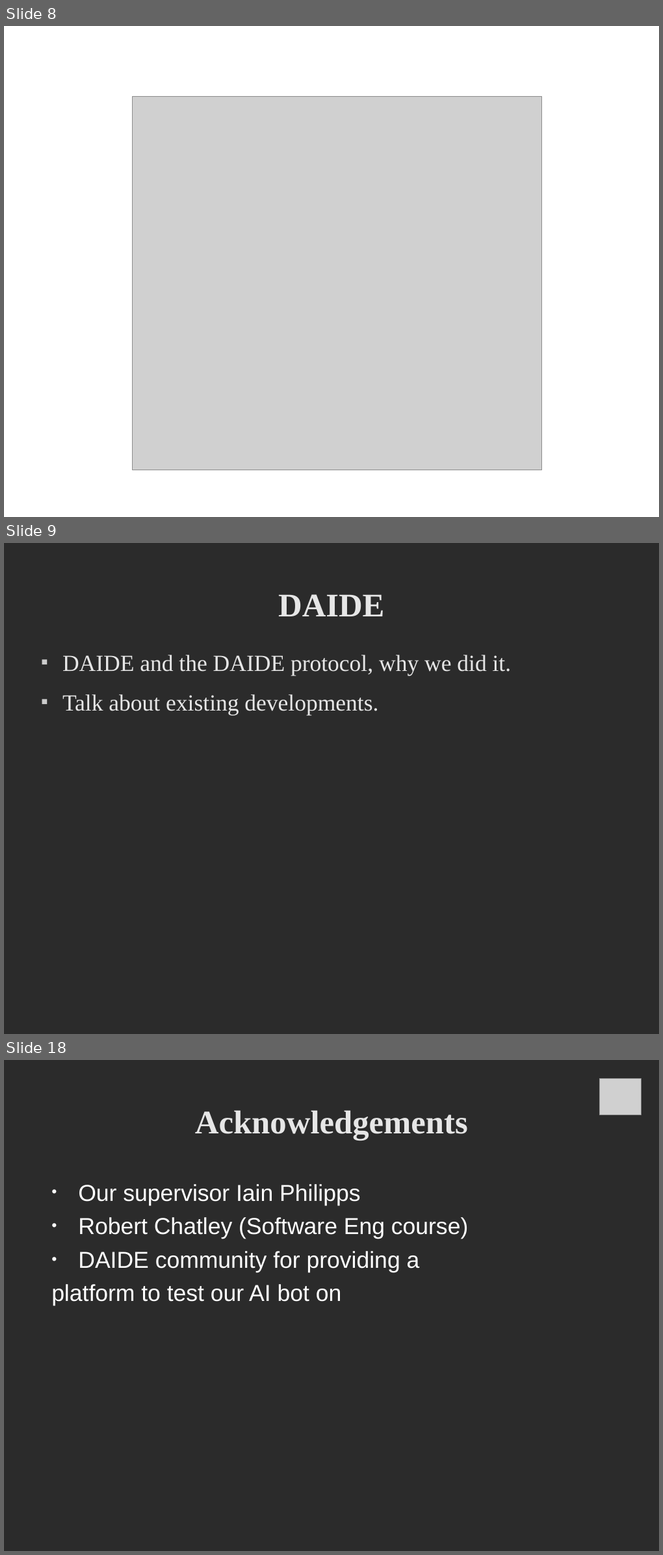
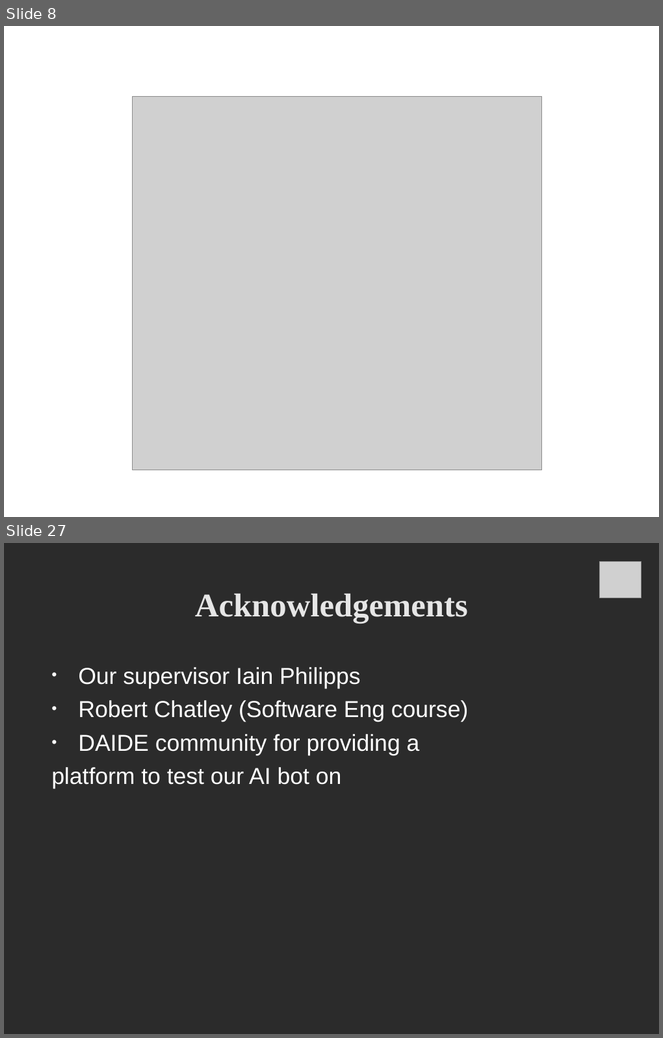
Before and after one commit to deltaluca/flappy, a slide deck: Presentation/ProjectDemonstration.odp. Shown one above the other, each under a label of ours: slides 8, 9 and 18 before the commit, slides 8 and 27 after it; the slides between them are not shown. The pictures are 663x1555 and 663x1038 pixels, drawn with LibreOffice and Linux fonts; fonts in the diff are those of the drawing; grey boxes stand for pictures; background and template pictures are left out; a plain dark background stands for a picture behind light text. Boxes give left, top, right and bottom in pixels: in the first picture for what was removed or moved away, otherwise in the second. Text is boxed around its words. In the diff, an @@ line names an element or a change of style, - is before the commit and + after.

```diff
--- a/Presentation/ProjectDemonstration.odp
+++ b/Presentation/ProjectDemonstration.odp
@@ slide 9 removed at bbox=[4, 543, 659, 1034], background picture (left out) @@
@@ title removed at bbox=[278, 594, 384, 616] @@
-DAIDE
@@ text removed at bbox=[62, 655, 512, 715] @@
-■ DAIDE and the DAIDE protocol, why we did it.
-■ Talk about existing developments.
@@ what was slide 18 is now slide 27 @@
```
Also in this commit, not shown: 10 slides changed, 14 slides added, 4 other slides removed.
